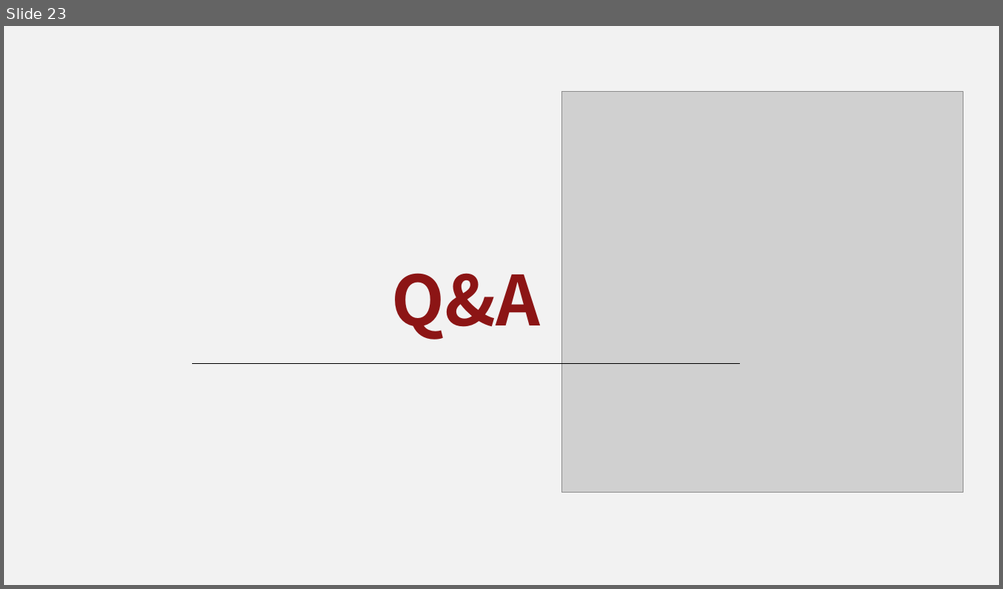
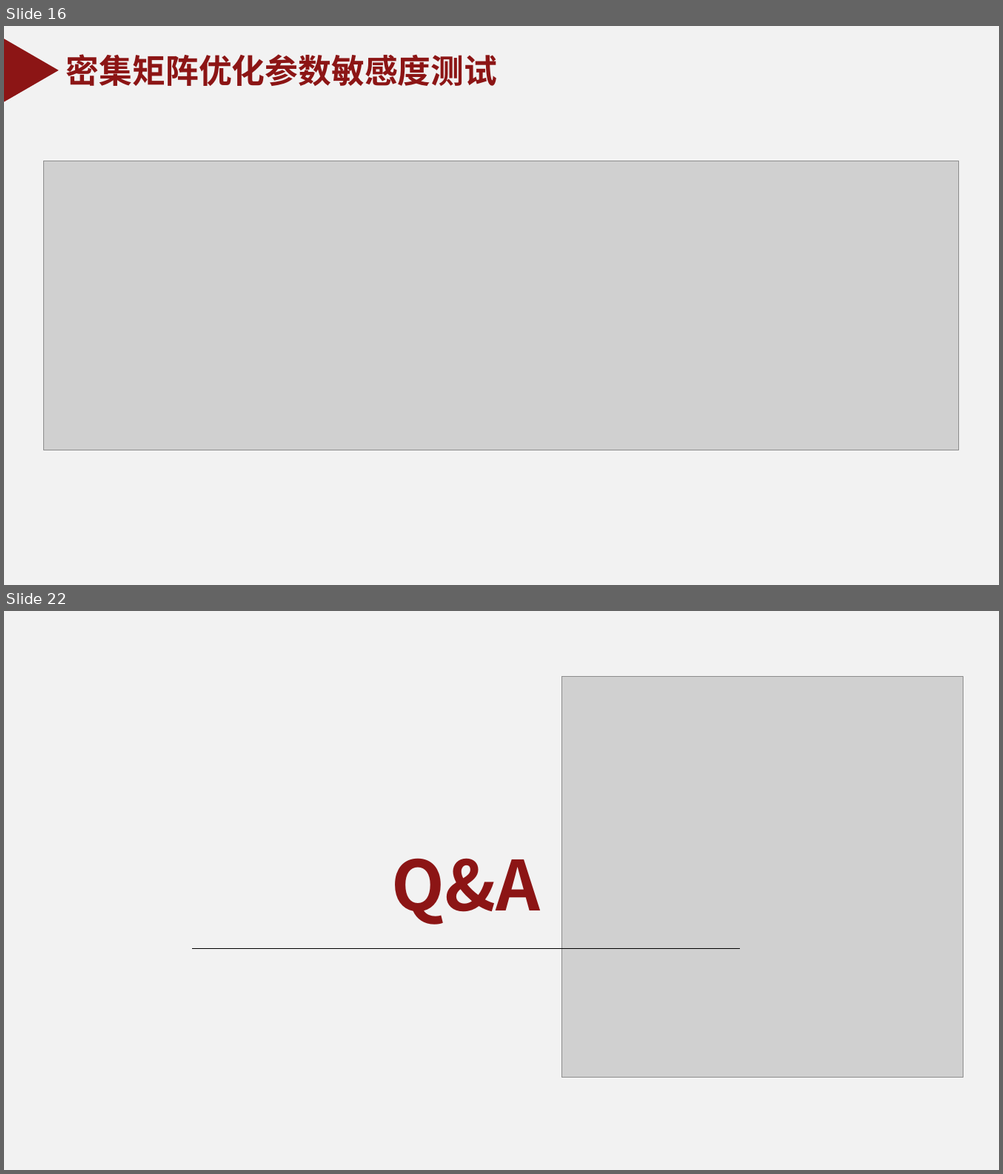
Before and after one commit to YangFan0918/assignment-submission-template, a slide deck: 汇报ppt.pptx. Shown one above the other, each under a label of ours: slide 23 before the commit, slides 16 and 22 after it; the slides between them are not shown. The pictures are 1003x589 and 1003x1174 pixels, drawn with LibreOffice and Linux fonts; fonts in the diff are those of the drawing; grey boxes stand for pictures; background and template pictures are left out. Boxes give left, top, right and bottom in pixels: in the first picture for what was removed or moved away, otherwise in the second. Text is boxed around its words. In the diff, an @@ line names an element or a change of style, - is before the commit and + after.

```diff
--- a/汇报ppt.pptx
+++ b/汇报ppt.pptx
@@ slide 16 added at (4, 26, 999, 585), background #F2F2F2 @@
@@ triangle added at (4, 39, 59, 102), fill #8C1515 @@
@@ text added at (66, 54, 498, 86), 32 pt, text #8C1515, bold @@
+密集矩阵优化参数敏感度测试
@@ picture added at (44, 161, 959, 451) @@
@@ what was slide 23 is now slide 22 @@
```
Also in this commit, not shown: 7 slides changed, 11 other slides added, 13 slides removed, 3 other files.
